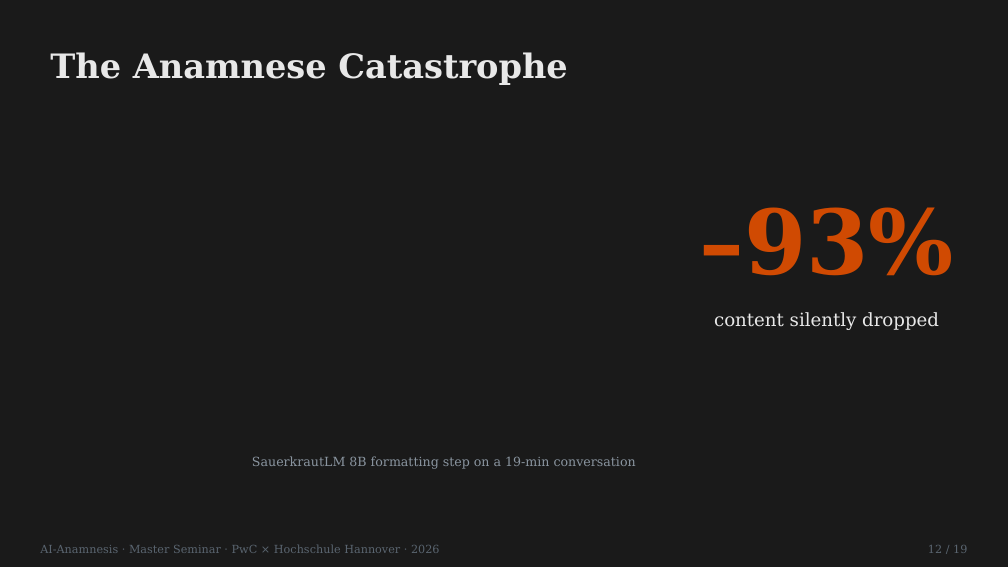
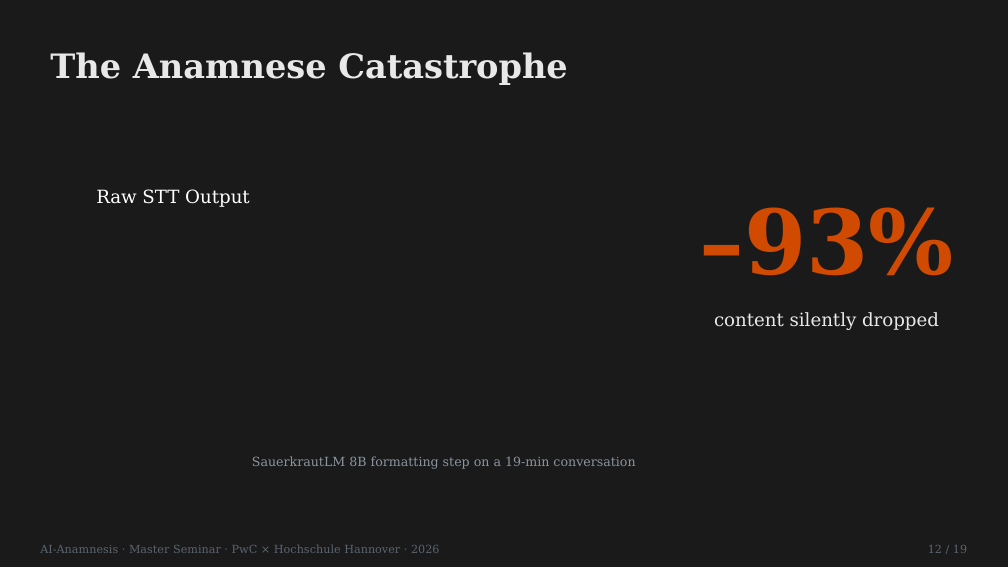
Before and after one commit to LeonardNid/Seminar_Anamnese, a slide deck: slide 13 of Präsi/AI_Anamnesis.pptx. Drawn at 1008x567 pixels with LibreOffice and Linux fonts; fonts in the diff are those of the drawing. Boxes give left, top, right and bottom in pixels: in the first picture for what was removed or moved away, otherwise in the second. Text is boxed around its words. In the diff, an @@ line names an element or a change of style, - is before the commit and + after.

```diff
--- a/Präsi/AI_Anamnesis.pptx
+++ b/Präsi/AI_Anamnesis.pptx
@@ rectangle added at bbox=[74, 178, 253, 218], fill #1A1A1A, outline #1A1A1A 0 pt @@
@@ text added at bbox=[96, 189, 250, 207], 13 pt, text #FFFFFF @@
+Raw STT Output
```
Also in this commit, not shown: 9 other slides changed, 4 other files.
